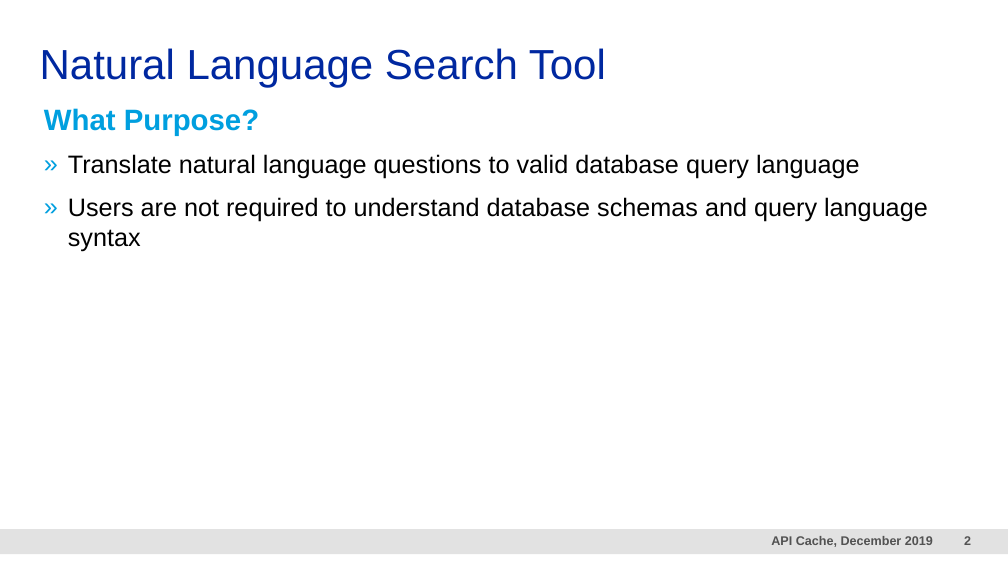
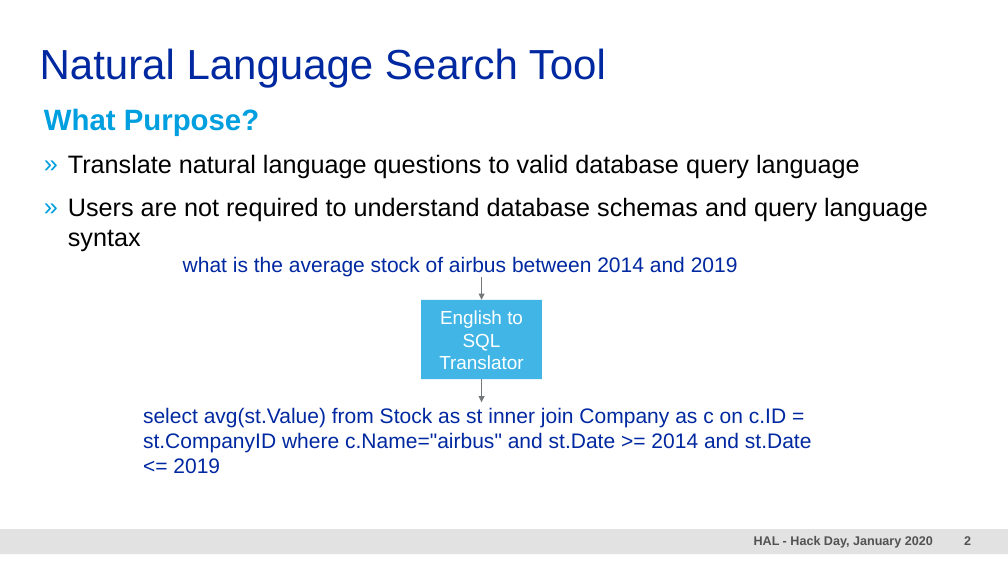
Before and after one commit to davidgaillat/HAL, a slide deck: slide 2 of HAL.pptm. Drawn at 1008x567 pixels with LibreOffice and Linux fonts; fonts in the diff are those of the drawing; background and template pictures are left out. Boxes give left, top, right and bottom in pixels: in the first picture for what was removed or moved away, otherwise in the second. Text is boxed around its words. In the diff, an @@ line names an element or a change of style, - is before the commit and + after.

```diff
--- a/HAL.pptm
+++ b/HAL.pptm
@@ text added at box(183, 256, 738, 276), 20 pt, text #0028A0 @@
+what is the average stock of airbus between 2014 and 2019
@@ arrow added from (482, 277) to (482, 300), #75787B 0.75 pt @@
@@ rectangle added at box(421, 300, 542, 380), fill #41B6E6, 18 pt, text #FFFFFF @@
+English to SQL
+Translator
@@ arrow added from (482, 380) to (482, 402), #75787B 0.75 pt @@
@@ text added at box(143, 407, 812, 474), 20 pt, text #0028A0 @@
+select avg(st.Value) from Stock as st inner join Company as c on c.ID = st.CompanyID where c.Name="airbus" and st.Date >= 2014 and st.Date <= 2019
@@ text at box(754, 536, 933, 548): text changed @@
-API Cache, December 2019
+HAL - Hack Day, January 2020
```
Also in this commit, not shown: 2 other slides changed, 5 slides added, 13 slides removed.
